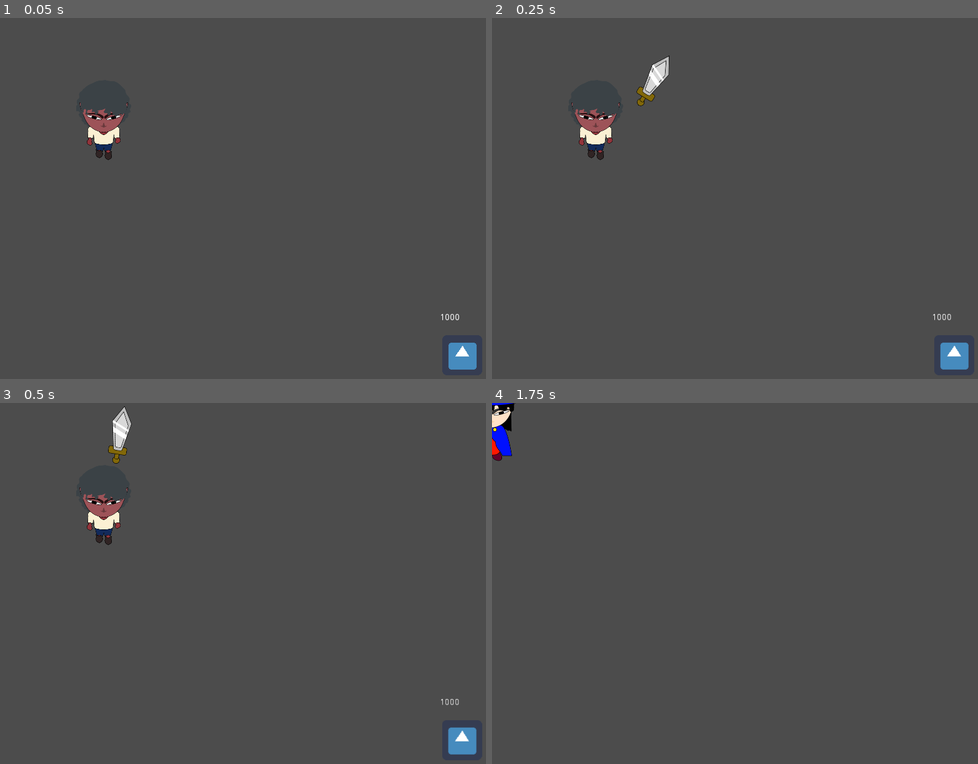
Above: before the commit, frames 1-4 (two rows, left to right).
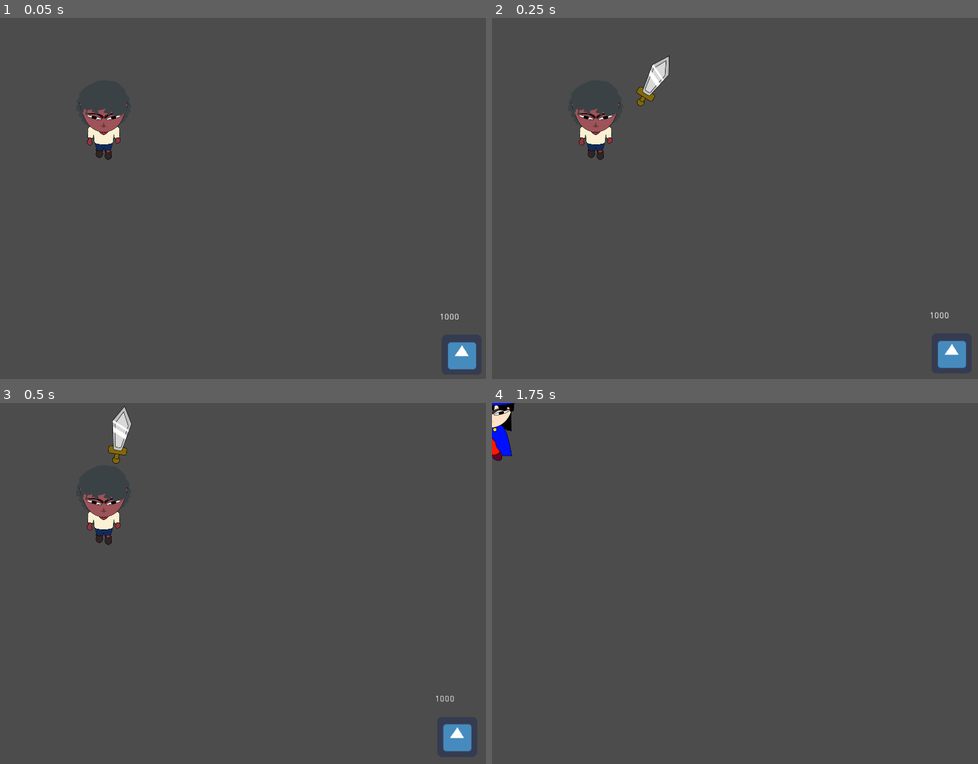
Above: after the commit, the same moments.

Repository: KeichiTS/GameOff2022
Game: Godot game, scene res://Scenes/Battle/BattleGround.tscn
Same seed, same stepped clock (60 frames per second), same inputs: the game is played once before the commit and once after it. This scene is started directly instead of the project's main scene. The engine's default icon, where the game draws it, is replaced by a stand-in: a white triangle on a blue panel in a dark square.
Inputs:
- Up to frame 1 (0.05 s): no input
- Up to frame 2 (0.25 s): no input
- Up to frame 3 (0.5 s): no input
- Up to frame 4 (1.75 s): tap Enter (ui_accept) at 0.5, 0.6, 0.77, 1.07, 1.35, 1.52 s; hold Right (right) 0.53-1.28 s; hold Down (down) from 1.28 s (still down)

The runs differ from the first frame. In frame 1, 0.1% of the frame differs, in the area x 90-99%, y 81-98%; in frame 2, 0.2%; in frame 3, 0.4%, in the area x 89-99%, y 81-98%; in frame 4, nothing differs.

Commit message:
enemy hitbox

Diff:
--- /dev/null
+++ b/Resources/SwordAttack.gdshader
@@ -0,0 +1,31 @@
+/**
+* Shadow 2D.
+* License: CC0
+* https://creativecommons.org/publicdomain/zero/1.0/
+*/
+shader_type canvas_item;
+render_mode blend_mix;
+
+uniform vec2 deform = vec2(2.0, 2.0);
+uniform vec2 offset = vec2(0.0, 0.0);
+uniform vec4 modulate : hint_color;
+
+uniform vec2 texture_size; //uncomment for GLES2
+
+void fragment() {
+	vec2 ps = TEXTURE_PIXEL_SIZE;
+	vec2 uv = UV;
+	//float sizex = float(textureSize(TEXTURE,int(ps.x)).x); //comment for GLES2
+	//float sizey = float(textureSize(TEXTURE,int(ps.y)).y); //comment for GLES2
+	float sizex = texture_size.x; //uncomment for GLES2
+	float sizey = texture_size.y; //uncomment for GLES2
+	uv.y+=offset.y*ps.y;
+	uv.x+=offset.x*ps.x;
+	float decalx=((uv.y-ps.x*sizex)*deform.x);
+	float decaly=((uv.y-ps.y*sizey)*deform.y);
+	uv.x += decalx;
+	uv.y += decaly;
+	vec4 shadow = vec4(modulate.rgb, texture(TEXTURE, uv).a * modulate.a);
+	vec4 col = texture(TEXTURE, UV);
+	COLOR = mix(shadow, col, col.a);
+}
--- a/Scenes/Battle/Enemy.tscn
+++ b/Scenes/Battle/Enemy.tscn
@@ -1,14 +1,18 @@
-[gd_scene load_steps=6 format=2]
+[gd_scene load_steps=8 format=2]
 
 [ext_resource path="res://Scenes/boxes/HurtBox.tscn" type="PackedScene" id=1]
 [ext_resource path="res://icon.png" type="Texture" id=2]
 [ext_resource path="res://Scripts/Battle/Enemy.gd" type="Script" id=3]
+[ext_resource path="res://Scenes/boxes/HitBox.tscn" type="PackedScene" id=4]
 
 [sub_resource type="RectangleShape2D" id=1]
-extents = Vector2( 43, 43 )
+extents = Vector2( 38, 36 )
 
 [sub_resource type="CapsuleShape2D" id=2]
 radius = 22.0
+
+[sub_resource type="RectangleShape2D" id=3]
+extents = Vector2( 31, 28 )
 
 [node name="Enemy" type="KinematicBody2D"]
 collision_layer = 5
@@ -35,6 +39,14 @@
 margin_bottom = -53.0
 text = "hp : []"
 
+[node name="HitBox" parent="." instance=ExtResource( 4 )]
+collision_layer = 2
+collision_mask = 0
+
+[node name="CollisionShape2D" parent="HitBox" index="0"]
+shape = SubResource( 3 )
+
 [connection signal="hurt" from="HurtBox" to="." method="_on_HurtBox_hurt"]
 
 [editable path="HurtBox"]
+[editable path="HitBox"]
--- a/Scenes/Player/Player.tscn
+++ b/Scenes/Player/Player.tscn
@@ -1,8 +1,9 @@
-[gd_scene load_steps=6 format=2]
+[gd_scene load_steps=8 format=2]
 
 [ext_resource path="res://Sprites/warrior_front.png" type="Texture" id=1]
 [ext_resource path="res://Scripts/Player/Player.gd" type="Script" id=2]
 [ext_resource path="res://Resources/Mage.tres" type="Resource" id=3]
+[ext_resource path="res://Scenes/boxes/HurtBox.tscn" type="PackedScene" id=4]
 
 [sub_resource type="CapsuleShape2D" id=1]
 radius = 36.0
@@ -10,6 +11,9 @@
 
 [sub_resource type="CircleShape2D" id=2]
 radius = 619.007
+
+[sub_resource type="RectangleShape2D" id=3]
+extents = Vector2( 46, 69 )
 
 [node name="Player" type="KinematicBody2D" groups=["player"]]
 collision_layer = 3
@@ -38,6 +42,16 @@
 [node name="EnemyDetection" type="CollisionShape2D" parent="EnemyDetection"]
 shape = SubResource( 2 )
 
+[node name="HurtBox" parent="." instance=ExtResource( 4 )]
+collision_layer = 0
+collision_mask = 2
+
+[node name="CollisionShape2D" parent="HurtBox" index="0"]
+shape = SubResource( 3 )
+
 [connection signal="timeout" from="AnimateSpriteTimer" to="." method="_on_AnimateSpriteTimer_timeout"]
 [connection signal="body_entered" from="EnemyDetection" to="." method="_on_EnemyDetection_body_entered"]
 [connection signal="body_exited" from="EnemyDetection" to="." method="_on_EnemyDetection_body_exited"]
+[connection signal="hurt" from="HurtBox" to="." method="_on_HurtBox_hurt"]
+
+[editable path="HurtBox"]
--- /dev/null
+++ b/Scenes/boxes/HitBox.tscn
@@ -0,0 +1,13 @@
+[gd_scene load_steps=2 format=2]
+
+[ext_resource path="res://Scripts/boxes/HitBox.gd" type="Script" id=1]
+
+[node name="HitBox" type="Area2D" groups=["attack"]]
+script = ExtResource( 1 )
+
+[node name="CollisionShape2D" type="CollisionShape2D" parent="."]
+
+[node name="DisableTimer" type="Timer" parent="."]
+one_shot = true
+
+[connection signal="timeout" from="DisableTimer" to="." method="_on_DisableTimer_timeout"]
--- a/Scripts/Attack/SwordAttack.gd
+++ b/Scripts/Attack/SwordAttack.gd
@@ -6,7 +6,7 @@
 onready var sprite = $Sprite
 
 var damage = 10
-var knockback_amount = 100
+var knockback_amount = 200
 var angle = Vector2.ZERO
 
 
--- a/Scripts/Battle/Enemy.gd
+++ b/Scripts/Battle/Enemy.gd
@@ -7,6 +7,8 @@
 export var experience = 1
 
 onready var player = null
+
+export var enemy_movement := 20
 
 var velocity = Vector2.ZERO
 
@@ -25,7 +27,7 @@
 
 	var direction = global_position.direction_to(player.global_position)
 	#var direction = Vector2(5,-5)
-	velocity = direction*1
+	velocity = direction*enemy_movement
 	velocity += knockBack
 
 
--- a/Scripts/Player/Player.gd
+++ b/Scripts/Player/Player.gd
@@ -2,6 +2,8 @@
 
 onready var front_sprite = null
 onready var back_sprite = null
+onready var hp = 1000
+
 
 export (Resource) var char_info = null
 
@@ -99,3 +101,9 @@
 		return enemy_near[0]
 	else:
 		return null
+
+
+
+func _on_HurtBox_hurt(damage, _angle, _knockback):
+	hp-=damage
+	print("Player hp: ",hp)
--- /dev/null
+++ b/Scripts/boxes/HitBox.gd
@@ -0,0 +1,17 @@
+extends Area2D
+
+export var damage = 1
+
+export var attack_rate = .5
+
+onready var collision = $CollisionShape2D
+
+onready var disalbetimer = $DisableTimer
+
+func tempdisable():
+	collision.call_deferred('set','disabled',true)
+	disalbetimer.start()
+
+
+func _on_DisableTimer_timeout():
+	collision.call_deferred('set','disabled',false)
--- a/Scripts/boxes/HurtBox.gd
+++ b/Scripts/boxes/HurtBox.gd
@@ -30,7 +30,8 @@
 			print(damage)
 			if area.has_method("enemy_hit"):
 				area.enemy_hit(1)
-
+			if area.has_method("tempdisable"):
+				area.tempdisable()
 
 
 func _on_DisableTimer_timeout():
